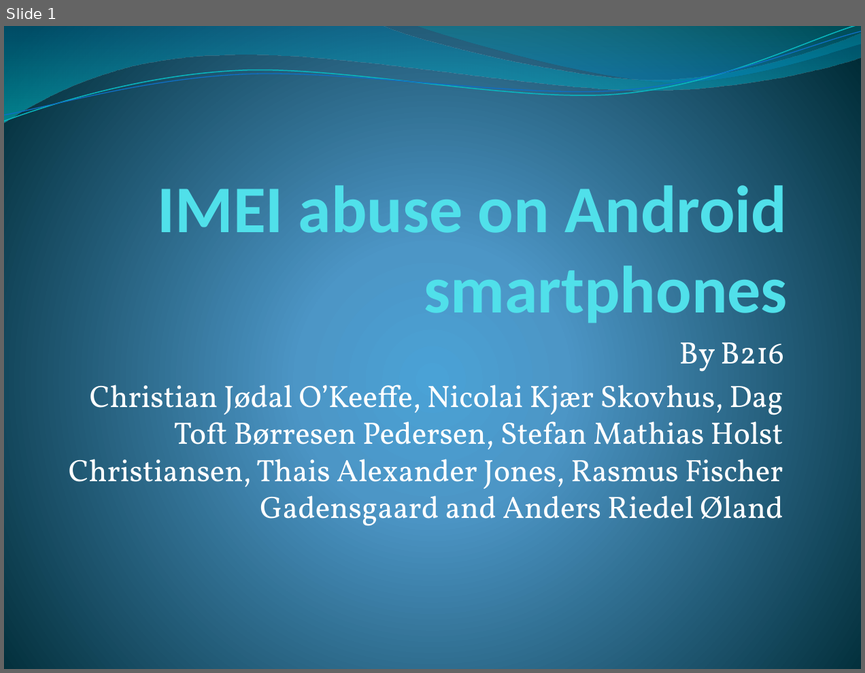
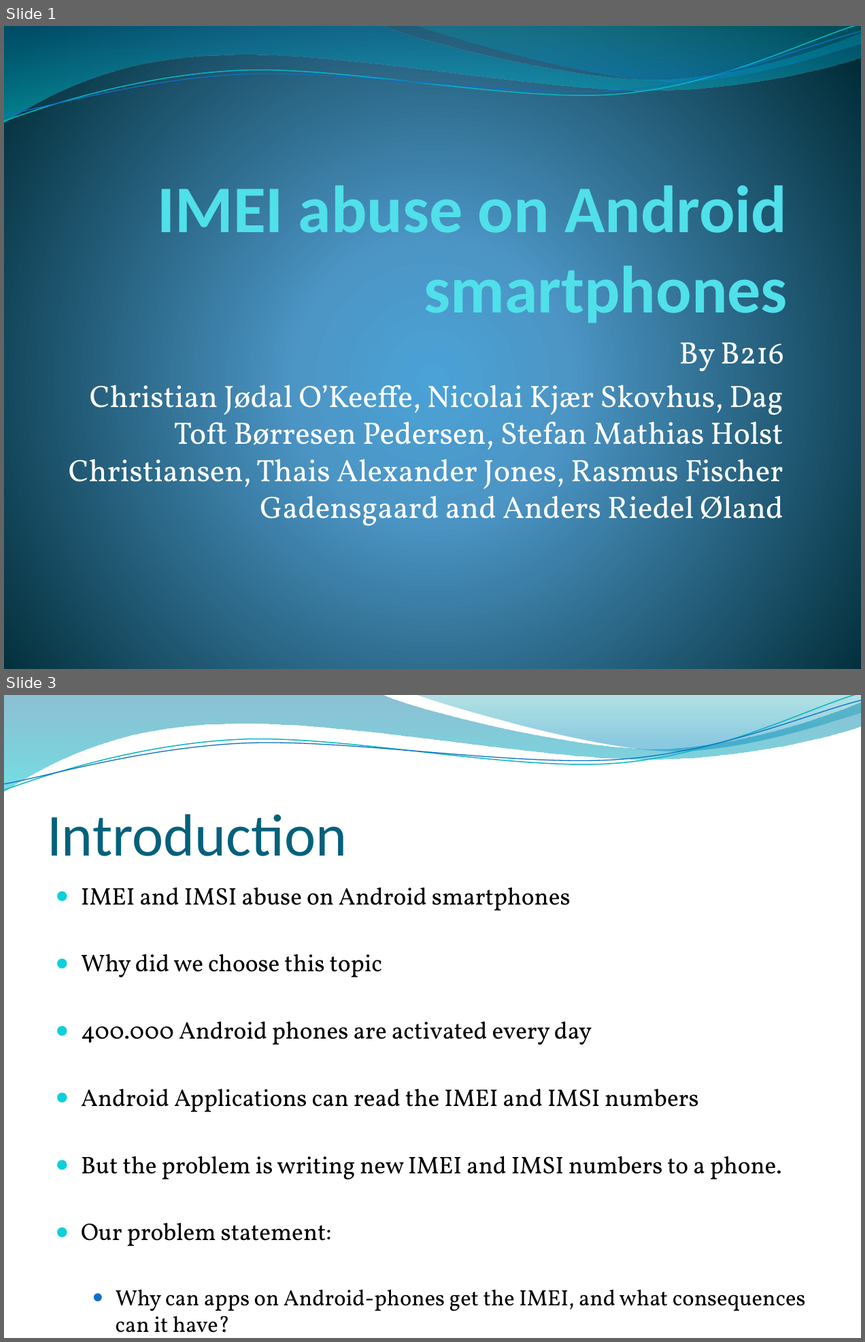
Before and after one commit to christianokeeffe/p0-uni, a slide deck: p0-uni/IMEI abuse on Android smartphones.pptx. Shown one above the other, each under a label of ours: slide 1 before the commit, slides 1 and 3 after it; the slides between them are not shown. The pictures are 865x673 and 865x1342 pixels, drawn with LibreOffice and Linux fonts; fonts in the diff are those of the drawing; background and template pictures are left out. Boxes give left, top, right and bottom in pixels: in the first picture for what was removed or moved away, otherwise in the second. Text is boxed around its words. In the diff, an @@ line names an element or a change of style, - is before the commit and + after.

```diff
--- a/p0-uni/IMEI abuse on Android smartphones.pptx
+++ b/p0-uni/IMEI abuse on Android smartphones.pptx
@@ slide 3 added at (4, 695, 861, 1338), background picture (left out); not listed: 4 template elements that a slide beside it also shows @@
@@ title added at (47, 814, 347, 856), 50 pt, text #04617B @@
+Introduction
@@ text added at (81, 887, 806, 1332), 20.1 pt, text #000000 @@
+● IMEI and IMSI abuse on Android smartphones
+● Why did we choose this topic
+● 400.000 Android phones are activated every day
+● Android Applications can read the IMEI and IMSI numbers
+● But the problem is writing new IMEI and IMSI numbers to a phone.
+● Our problem statement:
+  ● Why can apps on Android-phones get the IMEI, and what consequences can it have?
```
Also in this commit, not shown: 1 slide changed, 9 other slides added, 1 other file.
